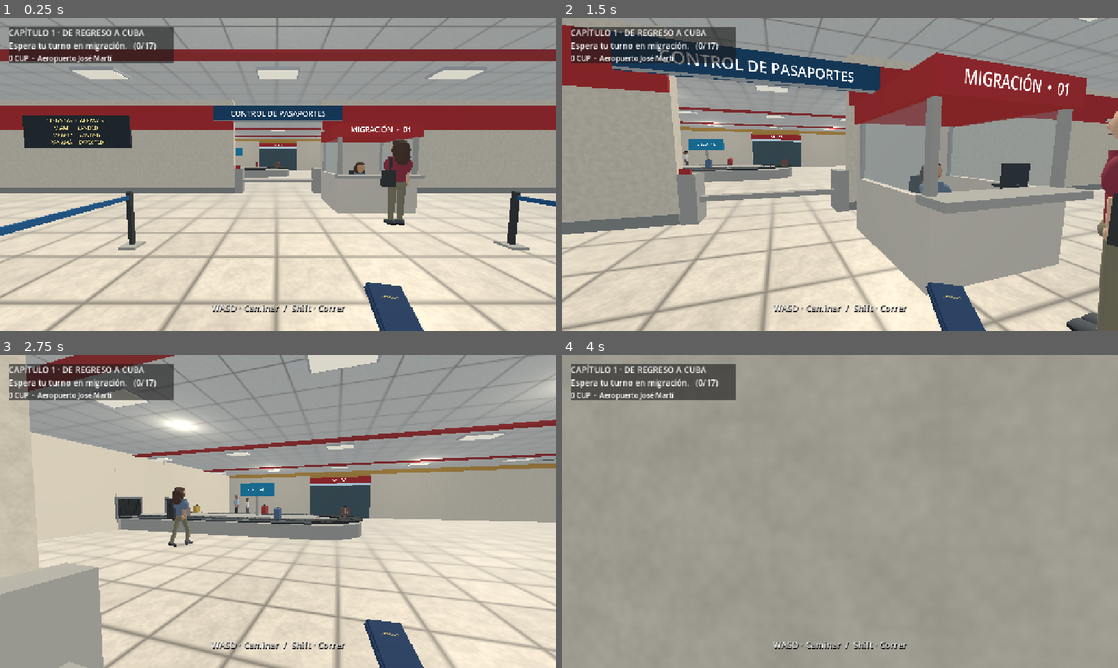
Above: before the commit, frames 1-4 (two rows, left to right).
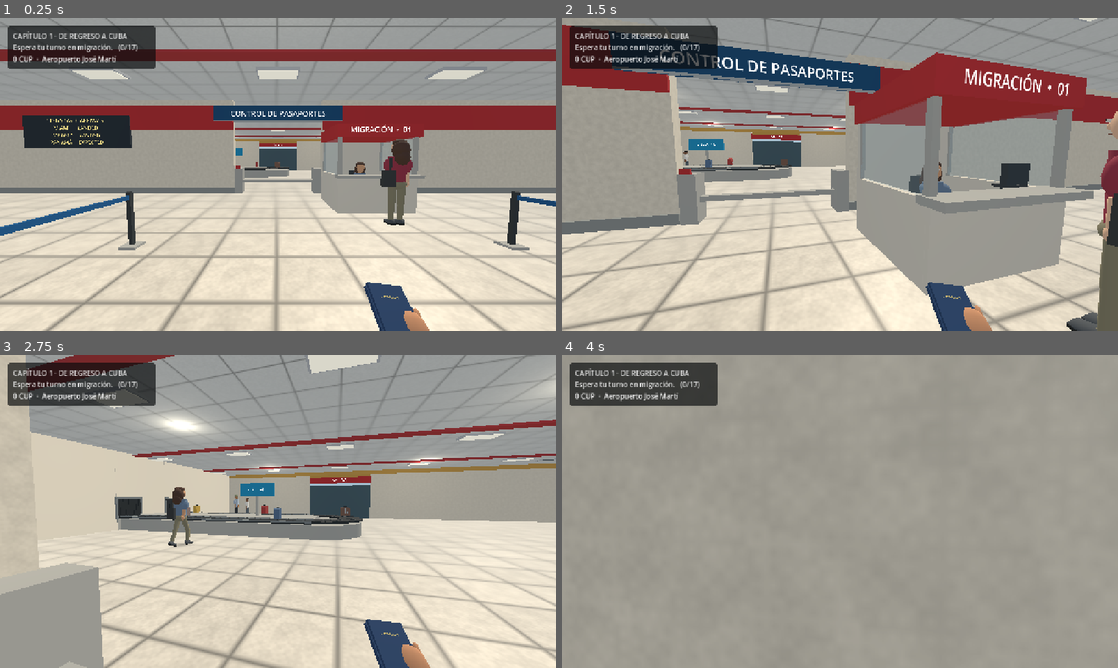
Above: after the commit, the same moments.

Repository: valdy247/mycity
Game: Godot game, scene res://airport.tscn
The game is run twice, just before and just after one commit, with the same random seed, the same clock (stepped at 60 frames per second) and the same inputs.
Inputs (mouse positions are in pixels of both pictures, inside the frame that each line leads up to):
- Up to frame 1 (0.25 s): no input
- Up to frame 2 (1.5 s): tap Enter at 0.5 s; move the mouse to (834, 180) at 0.52 s; hold W from 0.53 s (still down); tap E at 0.6 s; click (834, 180) at 0.67 s; tap Space at 0.77 s; move the mouse to (878, 177) at 1.27 s; tap Shift at 1.35 s; click (878, 177) at 1.42 s
- Up to frame 3 (2.75 s): keep holding W; tap Space at 1.52 s; move the mouse to (233, 508) at 2.02 s; tap B at 2.1 s; click (233, 508) at 2.17 s
- Up to frame 4 (4 s): move the mouse to (845, 511) at 2.77 s; release W at 2.78 s; hold A 2.78-3.53 s; tap Q at 2.85 s; click (845, 511) at 2.92 s; tap Space at 3.02, 3.77 s; move the mouse to (817, 505) at 3.52 s; hold W from 3.53 s (still down); tap X at 3.6 s; click (817, 505) at 3.67 s

The runs differ from the first frame. In frame 1, 2.8% of the frame differs, in the area x 1-78%, y 2-100%; in frame 2, 2.9%; in frame 3, 3.0%; in frame 4, 2.5%.

Commit message:
Airport immersion: first-person hands and prop transfers, voice-driven faces, subtle HUD and cinematic taxi boarding

Diff:
--- a/game/airport.gd
+++ b/game/airport.gd
@@ -64,6 +64,19 @@
 var migration_thanked := false
 var migration_voice: AudioStreamPlayer
 var migration_played: Dictionary = {}
+var active_speaker := ""
+var speech_clock := 0.0
+var voice_meter: AudioEffectSpectrumAnalyzerInstance
+var fp_rig: Node3D
+var fp_arms: Array[Dictionary] = []
+var fp_clock := 0.0
+var fp_action_time := 0.0
+var fp_action_prop: Node3D
+var fp_prop_tween: Tween
+var actor_faces: Array[Dictionary] = []
+var mission_panel: PanelContainer
+var cinema_fade: ColorRect
+var boarding_transition := false
 var protagonist_voice_id := ""
 const MIGRATION_LINES := {"next":["Agente","¡Próximooo!",1.52],"greeting":["Agente","Buenas tardes, su pasaporte, por f …(325 unchanged characters)…
 var voice_id := ""
@@ -105,12 +118,16 @@
 	_make_terminal_people()
 	_update_belt(0.0)
 	_make_hud()
+	_make_first_person()
+	_prepare_dialogue_face(officer)
+	_prepare_dialogue_face(driver)
 	var voices := DisplayServer.tts_get_voices_for_language("es")
 	if not voices.is_empty(): voice_id = voices[0]
 	_make_airport_audio()
 	migration_voice = AudioStreamPlayer.new()
 	migration_voice.max_polyphony = 1
 	add_child(migration_voice)
+	_prepare_voice_meter()
 	var male_voices := DisplayServer.tts_get_voices_for_language("es")
 	if male_voices.size()>1: protagonist_voice_id = male_voices[1]
 	_sync()
@@ -118,6 +135,162 @@
 	elif progress.stage==3: _migration_line("thanks")
 	if progress.stage==Progress.COMPLETE: _seat_player()
 	else: Input.mouse_mode = Input.MOUSE_MODE_VISIBLE if mobile else Input.MOUSE_MODE_CAPTURED
+
+# Local first-person rig: geometry is independent of the player collision body.
+func _fp_rounded(parent: Node3D,at: Vector3,dims: Vector3,color: Color) -> MeshInstance3D:
+	var part := MeshInstance3D.new()
+	var mesh := SphereMesh.new()
+	mesh.radius = .5
+	mesh.height = 1.0
+	mesh.radial_segments = 12
+	mesh.rings = 6
+	part.mesh = mesh
+	part.material_override = _mat(color)
+	part.cast_shadow = GeometryInstance3D.SHADOW_CASTING_SETTING_OFF
+	parent.add_child(part)
+	part.position = at
+	part.scale = dims
+	return part
+
+func _make_first_person() -> void:
+	fp_rig = Node3D.new()
+	camera.add_child(fp_rig)
+	var skin := Color("#c28b66")
+	var sleeve := Color("#8b969c")
+	for side in [-1.0,1.0]:
+		var hand := Node3D.new()
+		fp_rig.add_child(hand)
+		var upper := _fp_rounded(fp_rig,Vector3.ZERO,Vector3.ONE,sleeve)
+		var fore := _fp_rounded(fp_rig,Vector3.ZERO,Vector3.ONE,skin)
+		_fp_rounded(hand,Vector3.ZERO,Vector3(.088,.112,.053),skin)
+		for finger in range(4):
+			_fp_rounded(hand,Vector3(-.029+float(finger)*.019,.039,-.018),Vector3(.022,.060,.028),skin)
+		_fp_rounded(hand,Vector3(-float(side)*.043,-.005,-.013),Vector3(.036,.064,.038),skin)
+		fp_arms.append({"upper":upper,"fore":fore,"hand":hand,"target":Vector3(float(side)*.31,-.53,-.49)})
+	_tick_first_person(0.0,false)
+
+func _fp_segment(mesh: MeshInstance3D,a: Vector3,b: Vector3,width: float) -> void:
+	var d := b-a
+	mesh.position = (a+b)*.5
+	mesh.quaternion = Quaternion(Vector3.UP,d.normalized()) if d.length()>.0001 else Quaternion.IDENTITY
+	mesh.scale = Vector3(width,maxf(.01,d.length()+.035),width)
+
+func _tick_first_person(delta: float,moving: bool) -> void:
+	if not is_instance_valid(fp_rig): return
+	var step := progress.stage
+	fp_rig.visible = step!=Progress.COMPLETE
+	if not fp_rig.visible: return
+	fp_clock += delta*(8.5 if moving else 2.0)
+	fp_action_time = maxf(0.0,fp_action_time-delta)
+	var carried_bag: Node3D
+	for bag in bags:
+		if bag.get_parent()==camera: carried_bag = bag
+	for i in range(2):
+		var arm: Dictionary = fp_arms[i]
+		var side := -1.0 if i==0 else 1.0
+		var hand: Node3D = arm["hand"]
+		var shoulder := Vector3(side*.34,-.54,-.07)
+		var target := Vector3(side*.34,-.61+sin(fp_clock+float(i)*PI)*(.035 if moving else .009),-.40)
+		var angle := Vector3(.24,0,side*.18)
+		if progress.cart_attached:
+			target = camera.to_local(cart.to_global(Vector3(side*.31,.92,.49)))
+			angle = Vector3(-1.0,0,side*.10)
+		elif i==1 and is_instance_valid(carried_bag):
+			target = camera.to_local(carried_bag.to_global(Vector3(0,.503,0)))
+			angle = Vector3(-1.05,0,0)
+		elif i==1 and step<=3 and passport.get_parent()==camera:
+			target = passport.position+Vector3(.034,-.025,.029)
+			angle = Vector3(-.72,0,-.18)
+		if i==1 and fp_action_time>0.0:
+			var reach := Vector3(.25,-.37,-.88)
+			if is_instance_valid(fp_action_prop): reach = camera.to_local(fp_action_prop.global_position)+Vector3(.03,.035,.025)
+			target = reach
+			angle = Vector3(-.85,0,0)
+		target.x = clampf(target.x,-.82,.82)
+		target.y = clampf(target.y,-1.08,.12)
+		target.z = clampf(target.z,-1.15,-.23)
+		var old: Vector3 = arm["target"]
+		var hand_at := old.lerp(target,1.0 if delta==0.0 else minf(1.0,delta*13.0))
+		arm["target"] = hand_at
+		hand.position = hand_at
+		hand.rotation = angle
+		var elbow := shoulder.lerp(hand_at,.48)+Vector3(side*.09,-.11,.02)
+		_fp_segment(arm["upper"],shoulder,elbow,.133)
+		_fp_segment(arm["fore"],elbow,hand_at,.093)
+
+func _animate_prop_transfer(prop: Node3D,from: Transform3D) -> void:
+	if not is_instance_valid(prop): return
+	if fp_prop_tween!=null and fp_prop_tween.is_running(): fp_prop_tween.kill()
+	var destination := prop.transform
+	prop.global_transform = from
+	fp_action_prop = prop
+	fp_action_time = .48
+	fp_prop_tween = create_tween()
+	fp_prop_tween.tween_property(prop,"transform",destination,.38).set_trans(Tween.TRANS_SINE).set_ease(Tween.EASE_IN_OUT)
+	fp_prop_tween.tween_callback(func(): fp_action_prop = null)
+
+# Airport actors only: retain the shared city rig and its original body poses.
+func _prepare_dialogue_face(person: Node3D) -> void:
+	var head := Node3D.new()
+	person.add_child(head)
+	head.position = Vector3(0,1.52,0)
+	var eyes: Array[MeshInstance3D] = []
+	var mouth: MeshInstance3D
+	for node in person.get_children():
+		if node is MeshInstance3D:
+			var part := node as MeshInstance3D
+			var at := part.position
+			if absf(at.y-1.59)<.001 and absf(at.z-.149)<.001: mouth = part
+			if absf(at.y-1.69)<.001 and at.z>.14: eyes.append(part)
+			if at.y>=1.52: part.reparent(head,true)
+	actor_faces.append({"actor":person,"head":head,"mouth":mouth,"eyes":eyes,"blink":2.8 if person==officer else 3.9,"closed":0.0})
+
+func _prepare_voice_meter() -> void:
+	var bus_name := "AirportDialogue"
+	var idx := AudioServer.get_bus_index(bus_name)
+	if idx<0:
+		AudioServer.add_bus()
+		idx = AudioServer.bus_count-1
+		AudioServer.set_bus_name(idx,bus_name)
+		var analyzer := AudioEffectSpectrumAnalyzer.new()
+		analyzer.buffer_length = .15
+		analyzer.fft_size = AudioEffectSpectrumAnalyzer.FFT_SIZE_512
+		AudioServer.add_bus_effect(idx,analyzer)
+	migration_voice.bus = bus_name
+	voice_meter = AudioServer.get_bus_effect_instance(idx,0) as AudioEffectSpectrumAnalyzerInstance
+
+func _tick_actor_faces(delta: float) -> void:
+	speech_clock += delta
+	var speaking := migration_remaining>.20 and not active_speaker.is_empty()
+	var strength := 0.0
+	if speaking:
+		if migration_voice.playing and is_instance_valid(voice_meter):
+			strength = clampf(voice_meter.get_magnitude_for_frequency_range(220.0,2800.0).length()*22.0,0.0,1.0)
+		elif not migration_voice.playing:
+			strength = maxf(0.0,sin(speech_clock*19.0))*.38
+	for face in actor_faces:
+		var actor: Node3D = face["actor"]
+		var head: Node3D = face["head"]
+		var mouth: MeshInstance3D = face["mouth"]
+		var talking := speaking and ((actor==officer and active_speaker=="Agente") or (actor==driver and active_speaker=="Chofer"))
+		if is_instance_valid(mouth):
+			mouth.scale.y = lerpf(mouth.scale.y,.012+(.034*strength if talking else 0.0),minf(delta*20.0,1.0))
+		var focus := (actor==officer and progress.stage in [0,1,2,3]) or (actor==driver and progress.stage==10 and driver_exchange in [1,2])
+		var target_yaw := 0.0
+		var target_pitch := 0.0
+		if focus:
+			var local := actor.to_local(camera.global_position)-Vector3(0,1.65,0)
+			target_yaw = clampf(atan2(local.x,local.z),-.48,.48)
+			target_pitch = clampf(-atan2(local.y,maxf(.15,Vector2(local.x,local.z).length())),-.16,.16)
+			if actor==officer and progress.stage==2 and not talking: target_pitch = .19
+		head.rotation.y = lerpf(head.rotation.y,target_yaw,minf(delta*5.0,1.0))
+		head.rotation.x = lerpf(head.rotation.x,target_pitch+(sin(speech_clock*4.5)*.028 if talking else 0.0),minf(delta*6.0,1.0))
+		face["blink"] = float(face["blink"])-delta
+		if float(face["blink"])<=0.0:
+			face["blink"] = 3.4+sin(speech_clock)*.7
+			face["closed"] = .12
+		face["closed"] = maxf(0.0,float(face["closed"])-delta)
+		for eye in face["eyes"]: eye.visible = float(face["closed"])<=0.0
 
 func _mat(color: Color) -> StandardMaterial3D:
 	var key := color.to_html()
@@ -1167,6 +1340,8 @@
 				value = (low*.75+mid*.22+sin(TAU*83.0*t)*.20)*exp(-t*13.0)
 			"latch":
 				value = (mid*.70+sin(TAU*190.0*t)*.22)*exp(-t*24.0)
+			"door_shut":
+				value = (low*.72+mid*.27+sin(TAU*58.0*t)*.16)*exp(-t*21.0)
 			"chime":
 				var hz := 660.0 if t<.20 else 880.0
 				var local_t := fposmod(t,.20)
@@ -1192,7 +1367,8 @@
 	return sample
 
 func _airport_loop(key: String,duration: float,at: Vector3,spatial: bool=false) -> void:
-	var stream := _airport_sample(key,duration,true)
+	var stream: AudioStream = _ambient_recording(key,true)
+	if stream==null: stream = _airport_sample(key,duration,true)
 	if spatial:
 		var sound := AudioStreamPlayer3D.new()
 		add_child(sound)
@@ -1211,14 +1387,25 @@
 		airport_audio[key] = sound
 		sound.play()
 
+# Real recordings can be installed locally as MP3s without changing the scene.
+# Keep synthetic fallbacks so the airport remains playable offline.
+func _ambient_recording(key: String,looped: bool=false) -> AudioStreamMP3:
+	var path := "res://audio/airport_ambience/"+key+".mp3"
+	if not FileAccess.file_exists(path): return null
+	var stream := AudioStreamMP3.load_from_file(path)
+	if stream!=null: stream.loop = looped
+	return stream
+
 func _make_airport_audio() -> void:
 	_airport_loop("hall",4.0,Vector3.ZERO)
 	_airport_loop("outside",4.0,Vector3.ZERO)
 	_airport_loop("belt",2.0,Vector3(4,.75,-11),true)
 	_airport_loop("engine",2.0,taxi.global_position,true)
 	_airport_loop("wheels",2.0,Vector3.ZERO)
-	for key in ["step_a","step_b","bag","latch","chime"]:
-		airport_samples[key] = _airport_sample(key,.4 if key=="chime" else .30)
+	for key in ["step_a","step_b","bag","latch","chime","door_shut"]:
+		var recording := _ambient_recording(key)
+		if recording!=null: airport_samples[key] = recording
+		else: airport_samples[key] = _airport_sample(key,.4 if key=="chime" else .30)
 	for key in ["steps","effects"]:
 		var sound := AudioStreamPlayer.new()
 		add_child(sound)
@@ -1242,7 +1429,7 @@
 	_airport_volume("hall",-28.0 if inside else -65.0,delta)
 	_airport_volume("outside",-31.0 if not inside and not seated else -48.0 if seated else -65.0,delta)
 	_airport_volume("belt",-28.0 if inside and progress.stage>=4 else -65.0,delta)
-	_airport_volume("engine",-30.0 if not inside else -65.0,delta)
+	_airport_volume("engine",-26.0 if seated else (-30.0 if not inside else -65.0),delta)
 	_airport_volume("wheels",-32.0 if moving and progress.cart_attached else -65.0,delta)
 	if moving and not seated:
 		footstep_time -= delta
@@ -1278,6 +1465,8 @@
 	if not voice_id.is_empty() or not protagonist_voice_id.is_empty(): DisplayServer.tts_stop()
 	var is_taxi_line := TAXI_GREETING_LINES.has(key)
 	var line: Array = TAXI_GREETING_LINES[key] if is_taxi_line else MIGRATION_LINES[key]
+	active_speaker = String(line[0])
+	speech_clock = 0.0
 	dialogue.text = String(line[0])+": "+String(line[1])
 	var path := "res://audio/taxi/"+key+".mp3" if is_taxi_line else "res://audio/migration/"+key+".mp3"
 	migration_remaining = float(line[2])+.20
@@ -1308,7 +1497,9 @@
 	var was_speaking := migration_remaining>0.0
 	migration_remaining = maxf(0.0,migration_remaining-delta)
 	if migration_remaining>0.0: return
-	if was_speaking and migration_voice.playing: migration_voice.stop()
+	if was_speaking:
+		if migration_voice.playing: migration_voice.stop()
+		active_speaker = ""
 	if progress.stage==1 and not migration_greeted and _near(DESK,1.75):
 		migration_greeted = true
 		_migration_line("greeting")
@@ -1531,6 +1722,17 @@
 	var old_attached := progress.cart_attached
 	var old_angle := progress.cart_angle
 	var old_first := progress.first_bag
+	var moving_prop: Node3D
+	if action in ["passport","return_passport"]: moving_prop = passport
+	elif action in ["pickup_first","pickup_second","cart_first","cart_second","take_first","take_second","load_first","load_second"]:
+		if bag_id>=0 and bag_id<bags.size(): moving_prop = bags[bag_id]
+		else:
+			for i in range(bags.size()):
+				var location := Progress.bag_location(old,i,old_first)
+				if location=="hand" or (action in ["take_first","take_second"] and location=="cart"):
+					moving_prop = bags[i]
+					break
+	var before_prop: Transform3D = moving_prop.global_transform if is_instance_valid(moving_prop) else Transform3D.IDENTITY
 	if not progress.advance(action,player.global_position,bag_id): return false
 	progress.cart_position = cart.global_position
 	progress.cart_angle = cart.rotation.y
@@ -1545,10 +1747,11 @@
 		return false
 	stage_time = 0.0
 	_sync()
+	if is_instance_valid(moving_prop): _animate_prop_transfer(moving_prop,before_prop)
 	if action in ["passport","return_passport","cart_first","cart_second","load_first","load_second","pickup_first","pickup_second","take_first","take_second"]:
 		_airport_effect("bag",-16.0)
-	elif action in ["driver_open","driver_close","board"]: _airport_effect("latch",-12.0)
-	if progress.stage==Progress.COMPLETE: _seat_player()
+	elif action in ["driver_open","driver_close"]: _airport_effect("latch",-12.0)
+	if progress.stage==Progress.COMPLETE: _seat_player(true)
 	return true
 
 func _interact() -> void:
@@ -1611,7 +1814,7 @@
 			sliding.tween_property(exit_visual,"position:x",5.0,.65)
 			sliding.tween_callback(exit_visual.hide)
 
-func _seat_player() -> void:
+func _seat_player(animate_entry: bool=false) -> void:
 	var side := _boarding_side()
 	var boarding_door := door if side<0.0 else opposite_door
 	player.velocity = Vector3.ZERO
@@ -1632,11 +1835,30 @@
 	cabin_look = Vector2.ZERO
 	camera.fov = 82.0
 	camera.make_current()
-	boarding_door.rotation.y = -side*.90
-	var boarding := create_tween()
-	boarding.tween_property(boarding_door,"rotation:y",0.0,.45)
+	if is_instance_valid(fp_rig): fp_rig.hide()
+	mission_panel.hide()
+	prompt.hide()
+	message.hide()
+	dialogue.text = ""
+	marker.hide()
 	Input.mouse_mode = Input.MOUSE_MODE_VISIBLE if mobile else Input.MOUSE_MODE_CAPTURED
-	_notice("Maletas guardadas. Listo para comenzar el viaje.")
+	if animate_entry:
+		boarding_transition = true
+		cinema_fade.color = Color(0,0,0,1)
+		var final_seat := camera.position
+		camera.position += Vector3(side*.18,.10,-.06)
+		boarding_door.rotation.y = -side*.90
+		var boarding := create_tween().set_parallel(true)
+		boarding.tween_property(camera,"position",final_seat,.75).set_trans(Tween.TRANS_SINE)
+		boarding.tween_property(cinema_fade,"color:a",0.0,.65)
+		boarding.tween_property(boarding_door,"rotation:y",0.0,.62).set_delay(.18)
+		boarding.chain().tween_callback(func():
+			_airport_effect("door_shut",-13.0)
+			boarding_transition = false
+		)
+	else:
+		boarding_door.rotation.y = 0.0
+		cinema_fade.color = Color(0,0,0,0)
 
 func _notice(words: String) -> void:
 	message.text = words
@@ -1650,13 +1872,20 @@
 	root.set_anchors_and_offsets_preset(Control.PRESET_FULL_RECT)
 	root.mouse_filter = Control.MOUSE_FILTER_IGNORE
 	var panel := PanelContainer.new()
+	mission_panel = panel
 	root.add_child(panel)
-	panel.position = Vector2(20,20)
-	panel.custom_minimum_size.x = 380
+	panel.position = Vector2(18,18)
+	panel.custom_minimum_size.x = 340
+	var hud_style := StyleBoxFlat.new()
+	hud_style.bg_color = Color(0.035,.045,.05,.68)
+	hud_style.set_corner_radius_all(7)
+	hud_style.set_content_margin_all(12.0)
+	panel.add_theme_stylebox_override("panel",hud_style)
 	var col := VBoxContainer.new()
 	panel.add_child(col)
 	objective = Label.new()
-	objective.add_theme_font_size_override("font_size",19)
+	objective.add_theme_font_size_override("font_size",16)
+	objective.modulate = Color(1,1,1,.88)
 	col.add_child(objective)
 	var cash := Label.new()
 	cash.text = "0 CUP  ·  Aeropuerto José Martí"
@@ -1669,7 +1898,7 @@
 	prompt.offset_top = -68
 	prompt.offset_bottom = -30
 	prompt.horizontal_alignment = HORIZONTAL_ALIGNMENT_CENTER
-	prompt.add_theme_font_size_override("font_size",20)
+	prompt.add_theme_font_size_override("font_size",17)
 	prompt.add_theme_color_override("font_shadow_color",Color.BLACK)
 	prompt.add_theme_constant_override("shadow_offset_y",2)
 	message = Label.new()
@@ -1685,15 +1914,23 @@
 	dialogue = Label.new()
 	root.add_child(dialogue)
 	dialogue.set_anchors_and_offsets_preset(Control.PRESET_CENTER_BOTTOM)
-	dialogue.offset_left = -360
-	dialogue.offset_right = 360
-	dialogue.offset_top = -140
-	dialogue.offset_bottom = -98
+	dialogue.offset_left = -410
+	dialogue.offset_right = 410
+	dialogue.offset_top = -132
+	dialogue.offset_bottom = -78
+	dialogue.vertical_alignment = VERTICAL_ALIGNMENT_CENTER
 	dialogue.horizontal_alignment = HORIZONTAL_ALIGNMENT_CENTER
 	dialogue.autowrap_mode = TextServer.AUTOWRAP_WORD_SMART
-	dialogue.add_theme_font_size_override("font_size",21)
+	dialogue.add_theme_font_size_override("font_size",20)
+	dialogue.add_theme_color_override("font_outline_color",Color(0,0,0,.88))
+	dialogue.add_theme_constant_override("outline_size",5)
 	dialogue.add_theme_color_override("font_shadow_color",Color.BLACK)
 	dialogue.add_theme_constant_override("shadow_offset_y",2)
+	cinema_fade = ColorRect.new()
+	cinema_fade.color = Color(0,0,0,0)
+	cinema_fade.mouse_filter = Control.MOUSE_FILTER_IGNORE
+	root.add_child(cinema_fade)
+	cinema_fade.set_anchors_and_offsets_preset(Control.PRESET_FULL_RECT)
 	menu = PanelContainer.new()
 	root.add_child(menu)
 	menu.set_anchors_and_offsets_preset(Control.PRESET_CENTER)
@@ -1737,6 +1974,7 @@
 func _toggle_menu() -> void:
 	menu_open = not menu_open
 	menu.visible = menu_open
+	if progress.stage==Progress.COMPLETE: prompt.visible = false
 	for sound in airport_audio.values(): sound.stream_paused = menu_open
 	if migration_voice!=null: migration_voice.stream_paused = menu_open
 	if menu_open and not voice_id.is_empty(): DisplayServer.tts_stop()
@@ -1769,6 +2007,7 @@
 	elif event is InputEventScreenDrag and mobile: look = event.relative
 	if look!=Vector2.ZERO:
 		if progress.stage==Progress.COMPLETE:
+			if boarding_transition: return
 			cabin_look.x = clampf(cabin_look.x-look.x*.003,-1.15,1.15)
 			cabin_look.y = clampf(cabin_look.y-look.y*.003,-.50,.38)
 			camera.rotation = Vector3(cabin_look.y-.06,PI+cabin_look.x,0)
@@ -1788,6 +2027,7 @@
 		if note_time<=0: message.text = ""
 	if menu_open: return
 	_tick_ambient_people(delta)
+	_tick_actor_faces(delta)
 	if progress.stage==Progress.COMPLETE:
 		_tick_airport_audio(delta)
 		return
@@ -1815,12 +2055,16 @@
 	var actual_distance := Vector2(player.global_position.x-before_move.x,player.global_position.z-before_move.z).length()
 	_tick_airport_audio(delta,actual_distance>.002 and player.is_on_floor())
 	_tick_migration_dialogue(delta)
+	_tick_first_person(delta,actual_distance>.002)
+	mission_panel.modulate.a = lerpf(mission_panel.modulate.a,.22 if not active_speaker.is_empty() else 1.0,minf(delta*5.0,1.0))
 	# Keep the seated pose. Raise the document above the counter to inspect it,
 	# then hold it forward until the player collects it. The prop follows the palm.
 	var reach := -1.05
 	if progress.stage==2:
 		reach = -1.95 if spoken_welcome else -2.16+sin(stage_time*2.2)*.035
 	officer.arms[1].rotation.x = lerpf(officer.arms[1].rotation.x,reach,minf(1.0,delta*7.0))
+	var officer_talking := active_speaker=="Agente" and migration_remaining>.2
+	officer.arms[0].rotation.x = lerpf(officer.arms[0].rotation.x,-1.05-(.20+.11*sin(speech_clock*4.2) if officer_talking else 0.0),minf(delta*5.0,1.0))
 	match progress.stage:
 		0:
 			if stage_time>1.5 and previous.visible:
@@ -1837,6 +2081,9 @@
 				# Greet the player before walking to the trunk.
 				_migration_line("taxi_greeting")
 			if driver_opening and driver_exchange in [1,2]:
+				var talking := active_speaker=="Chofer" and migration_remaining>.2
+				driver.arms[1].rotation.x = lerpf(driver.arms[1].rotation.x,-.42-.17*sin(speech_clock*5.0) if talking else 0.0,minf(delta*5.0,1.0))
+				driver.arms[1].rotation.z = lerpf(driver.arms[1].rotation.z,.20 if talking else 0.0,minf(delta*5.0,1.0))
 				var facing := player.global_position-driver.global_position
 				if Vector2(facing.x,facing.z).length()>.15:
 					driver.rotation.y = lerp_angle(driver.rotation.y,atan2(facing.x,facing.z),minf(delta*5.0,1.0))
@@ -1876,7 +2123,9 @@
 	if progress.stage<10 or (progress.stage==10 and not driver_opening) or progress.stage in [11,12,13,14] or (progress.stage==16 and driver_ready):
 		_idle_person(driver,delta,4.0)
 	if progress.stage==Progress.COMPLETE: return
-	if marker.visible: _position_marker()
+	if marker.visible:
+		_position_marker()
+		marker_arrow.visible = not _near(_target(),1.60)
 	var near := _can_board() if progress.stage==16 else _near(_target(),1.60)
 	var actions := ["","Entregar pasaporte","Recoger pasaporte","","Recoger maleta","Recoger primera maleta","Cargar malet …(181 unchanged characters)…
 	var action: String = actions[progress.stage]
@@ -1913,4 +2162,4 @@
 	if progress.stage==2 and not spoken_welcome:
 		prompt.text = "Espera a que termine la revisión."
 		return
-	prompt.text = ("[E] "+action) if near and not action.is_empty() else "WASD · Caminar  /  Shift · Correr"
+	prompt.text = ("[E] "+action) if near and not action.is_empty() else ""
